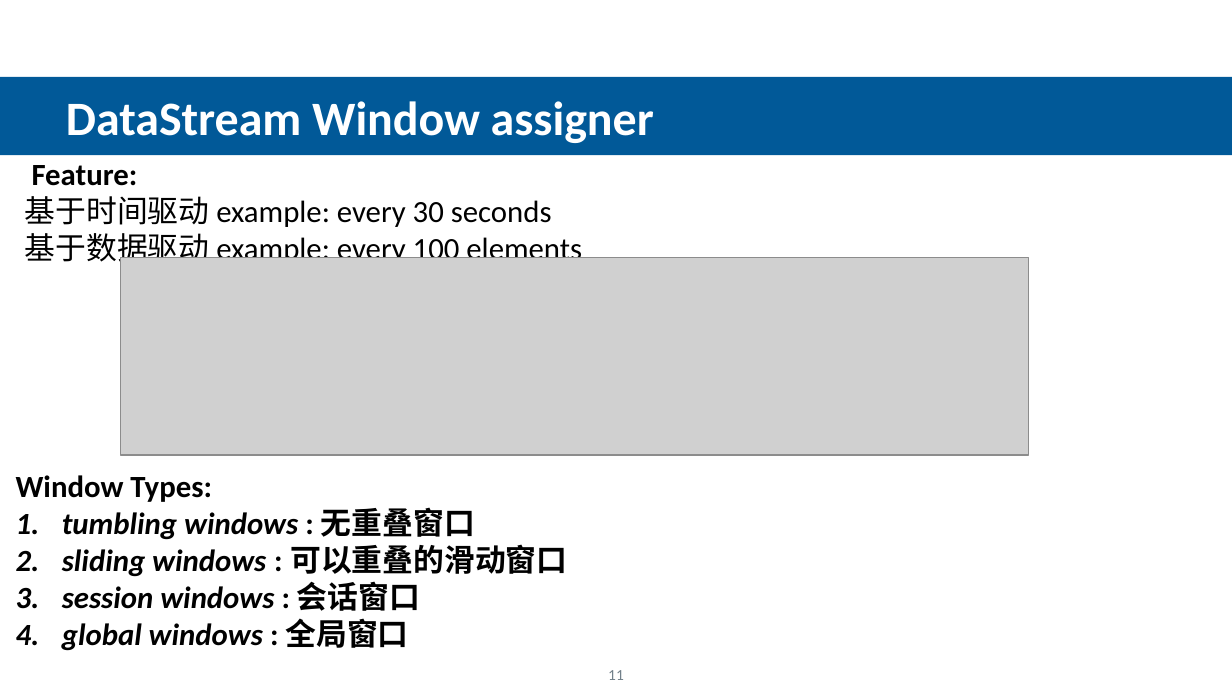
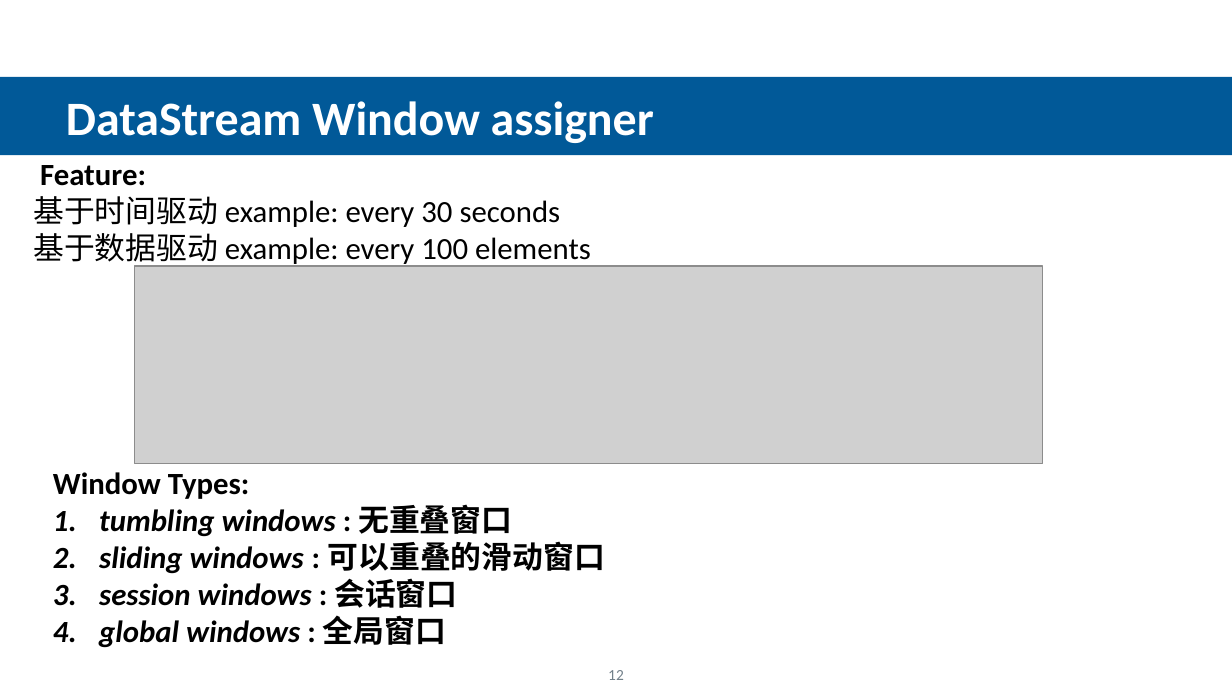
Before and after one commit to feiniaoyuyu/com-my-flink-java, a slide deck: slide 12 of flink introduction.pptx (slide 11 before the commit). Drawn at 1232x693 pixels with LibreOffice and Linux fonts; fonts in the diff are those of the drawing; grey boxes stand for pictures; background and template pictures are left out. Boxes give left, top, right and bottom in pixels: in the first picture for what was removed or moved away, otherwise in the second. Text is boxed around its words. In the diff, an @@ line names an element or a change of style, - is before the commit and + after.

```diff
--- a/flink introduction.pptx
+++ b/flink introduction.pptx
@@ text "Feature:": place and size @@
-text "Feature:" at <box>25,165,582,268</box>
+text "Feature:" at <box>33,165,591,268</box>
@@ picture: place and size @@
-picture at <box>121,257,1029,456</box>
+picture at <box>134,266,1042,464</box>
@@ text "Window Types:": place and size @@
-text "Window Types:" at <box>16,475,567,651</box>
+text "Window Types:" at <box>53,472,605,648</box>
@@ page number at <box>608,670,624,680</box>: text changed @@
-11
+12
```
Also in this commit, not shown: 16 other slides changed, 10 slides added, 3 slides removed, 37 other files.
